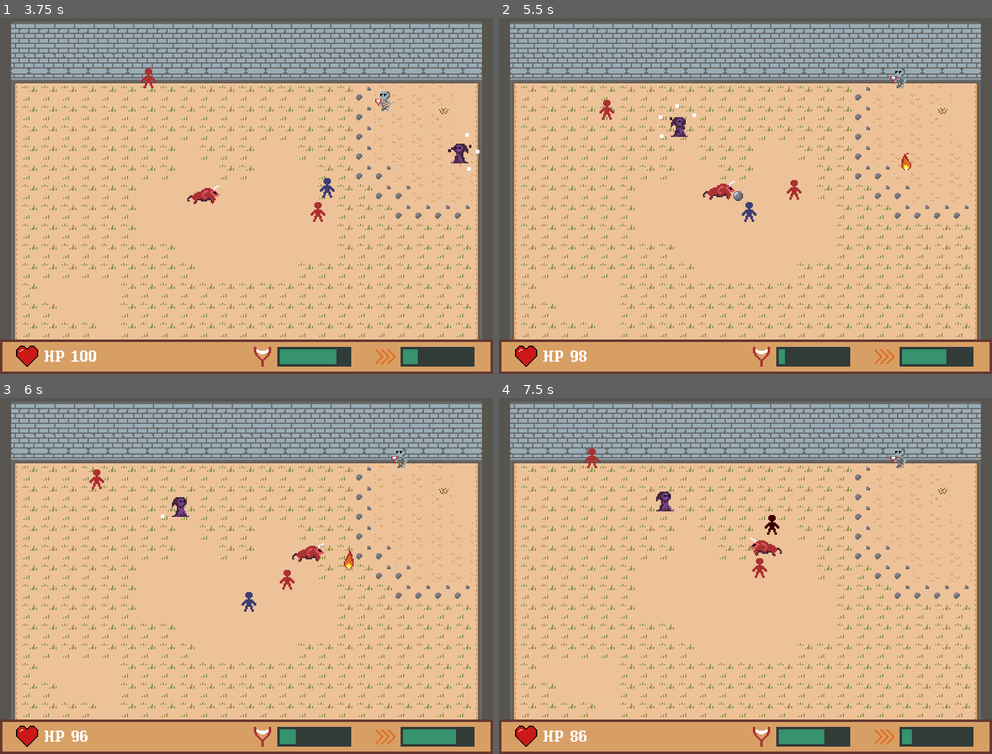
Above: before the commit, frames 1-4 (two rows, left to right).
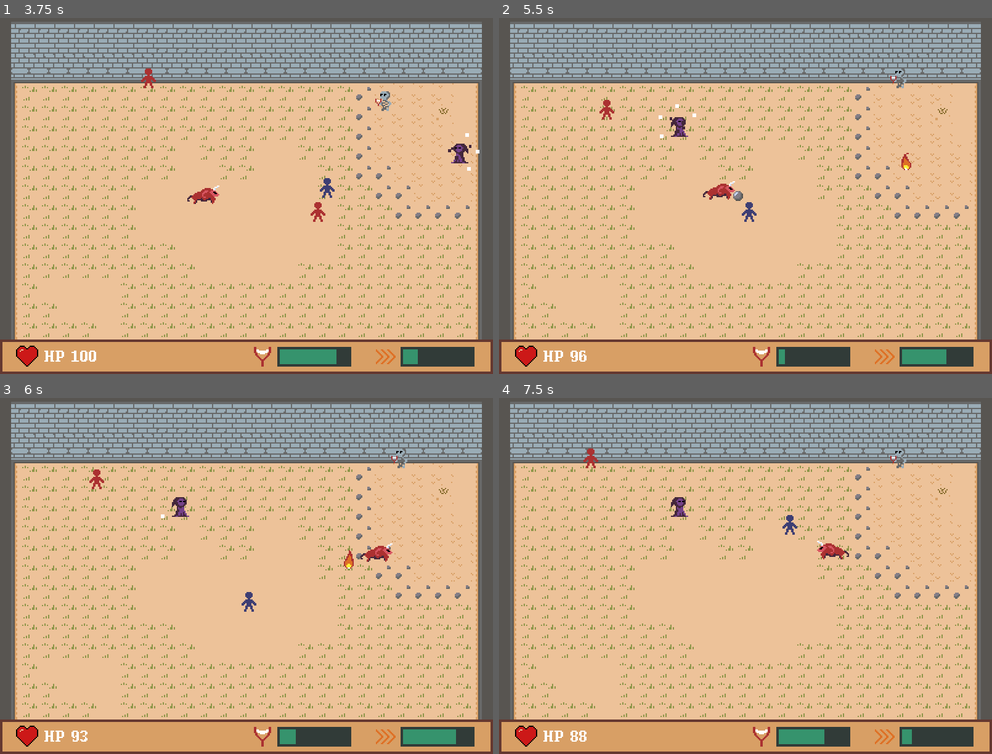
Above: after the commit, the same moments.

Repository: svntax/LD44-YLIC
Game: Godot game, scene res://Scenes/gameplay.tscn
Two runs of this game, one before a commit and one after it. Both use one fixed random seed, a clock stepped at 60 frames per second and the inputs below.
Inputs (mouse positions are in pixels of both pictures, inside the frame that each line leads up to):
- Up to frame 1 (3.75 s): move the mouse to (354, 171) at 0.52 s; hold D (MOVE_RIGHT) 0.53-1.28 s; click (354, 171) at 0.6 s; right-click (354, 171) at 0.8 s; move the mouse to (147, 206) at 1.27 s; hold S (MOVE_DOWN) 1.28-2.03 s; right-click (147, 206) at 1.35 s; click (147, 206) at 1.55 s; move the mouse to (295, 107) at 2.02 s; hold D (MOVE_RIGHT) 2.03-2.78 s; click (295, 107) at 2.1 s; right-click (295, 107) at 2.3 s; move the mouse to (221, 263) at 2.77 s; hold W (MOVE_UP) 2.78-3.53 s; tap Space (DASH) at 2.85 s; click (221, 263) at 3.05 s; move the mouse to (394, 245) at 3.52 s; hold A (MOVE_LEFT) from 3.53 s (still down); right-click (394, 245) at 3.6 s
- Up to frame 2 (5.5 s): move the mouse to (597, 135) at 4.27 s; click (597, 135) at 4.35 s; move the mouse to (770, 188) at 5.02 s; release A (MOVE_LEFT) at 5.03 s; hold S (MOVE_DOWN) from 5.03 s (still down); right-click (770, 188) at 5.1 s
- Up to frame 3 (6 s): move the mouse to (172, 476) at 5.77 s; release S (MOVE_DOWN) at 5.78 s; hold D (MOVE_RIGHT) from 5.78 s (still down); click (172, 476) at 5.85 s
- Up to frame 4 (7.5 s): move the mouse to (853, 551) at 6.52 s; release D (MOVE_RIGHT) at 6.53 s; hold W (MOVE_UP) 6.53-7.28 s; hold Space (DASH) 6.53-7.28 s; right-click (853, 551) at 6.8 s; move the mouse to (646, 586) at 7.27 s; hold D (MOVE_RIGHT) from 7.28 s (still down); right-click (646, 586) at 7.35 s

Frame 1 is identical in both runs. In frame 2, less than 0.1% of the frame differs, in the area x 16-62%, y 45-96%; in frame 3, 0.4%; in frame 4, 0.9%, in the area x 16-71%, y 14-96%.

Commit message:
Add enemy-specific damage, change player attack damage, and buff iframe invincibility

Diff:
--- a/Scenes/player.tscn
+++ b/Scenes/player.tscn
@@ -75,7 +75,7 @@
 wait_time = 0.3
 
 [node name="InvincibleTimer" type="Timer" parent="."]
-wait_time = 0.3
+wait_time = 0.35
 
 [node name="MeleeCooldown" type="Timer" parent="."]
 wait_time = 0.5
--- a/Scripts/archer.gd
+++ b/Scripts/archer.gd
@@ -17,6 +17,7 @@
 onready var health = STARTING_HEALTH;
 
 onready var contact_damage = 3;
+onready var PROJECTILE_DAMAGE = 3;
 
 onready var RANDOM_MOVE_COOLDOWN = 3;
 onready var random_move_cooldown = 0;
@@ -90,4 +91,5 @@
         projectile_test.global_position = global_position;
         projectile_test.direction = dist.normalized();
         projectile_test.speed = PROJECTILE_SPEED;
+        projectile_test.damage = PROJECTILE_DAMAGE;
         shotTimer = 5;
--- a/Scripts/caster.gd
+++ b/Scripts/caster.gd
@@ -15,6 +15,9 @@
 onready var TELEPORT_LOW_END = 5;
 onready var TELEPORT_HIGH_END = 15;
 onready var teleport_timing = rand_range(TELEPORT_LOW_END, TELEPORT_HIGH_END);
+
+onready var contact_damage = 2;
+onready var PROJECTILE_DAMAGE = 5;
 
 var enemy_projectile = load("res://Scenes/enemy_projectile.tscn")
 
@@ -143,4 +146,5 @@
         projectile_test.target_player = true;
         projectile_test.limited_lifespan = true;
         projectile_test.lifespan = 4.5;
+        projectile_test.damage = PROJECTILE_DAMAGE;
         shotTimer = 5;
--- a/Scripts/enemy_controls.gd
+++ b/Scripts/enemy_controls.gd
@@ -14,6 +14,8 @@
 onready var movement_cooldown = 1;
 onready var movement_ttl = 0;
 onready var movement_direction;
+
+onready var contact_damage = 4;
 
 func takeDamage(damage):
     #Can't take damage if already dead
--- a/Scripts/enemy_projectile.gd
+++ b/Scripts/enemy_projectile.gd
@@ -6,6 +6,7 @@
 onready var target_player = false;
 onready var limited_lifespan = false;
 onready var lifespan;
+onready var damage = 0;
 
 onready var player = get_tree().get_nodes_in_group("Players")[0]
 
--- a/Scripts/player_controls.gd
+++ b/Scripts/player_controls.gd
@@ -26,7 +26,8 @@
 onready var DASH_COOLDOWN = 4;
 onready var dash_cooldown = 0;
 
-onready var MIN_MELEE_DAMAGE = 4
+onready var MIN_MELEE_DAMAGE = 6
+onready var PLAYER_PROJECTILE_DAMAGE = 4;
 
 var player_projectile = load("res://Scenes/player_projectile.tscn")
 
@@ -181,7 +182,7 @@
             projectile_test.global_position = global_position;
             projectile_test.direction = projectileMotion;
             projectile_test.speed = effective_projectile_speed;
-            projectile_test.damage = 5;
+            projectile_test.damage = PLAYER_PROJECTILE_DAMAGE;
             rangedAttackCooldown = RANGED_ATTACK_COOLDOWN_TIME;
 
             if Globals.RANGED_ATTACK_LEVEL == 3:
@@ -194,8 +195,8 @@
                 p2.global_position = global_position;
                 p1.speed = effective_projectile_speed;
                 p2.speed = effective_projectile_speed;
-                p1.damage = 5;
-                p2.damage = 5;
+                p1.damage = PLAYER_PROJECTILE_DAMAGE;
+                p2.damage = PLAYER_PROJECTILE_DAMAGE;
                 p1.direction = (projectileMotion + perp_vector/8).normalized();
                 p2.direction = (projectileMotion - perp_vector/8).normalized();
 
@@ -213,10 +214,10 @@
         if enemyCount == 0 and get_node("DamageTimer").is_stopped():
             get_node("DamageTimer").start()
             if not invincible:
-                self.takeDamage(2) #TODO damage amount specific to enemy?
+                self.takeDamage(body.contact_damage) #TODO damage amount specific to enemy?
         enemyCount += 1
     if body.is_in_group("EnemyProjectiles"):
-        self.takeDamage(2) #TODO projectile-specific damage?
+        self.takeDamage(body.damage) #TODO projectile-specific damage?
         body.queue_free()
 
 func _on_Area2D_body_exited(body):
@@ -226,8 +227,16 @@
             get_node("DamageTimer").stop()
 
 func _on_DamageTimer_timeout():
+    var damageTaken = false;
+    var highestDamage = 0;
     if not invincible:
-        self.takeDamage(2) #TODO damage amount specific to enemy?
+        for body in get_node("Area2D").get_overlapping_bodies():
+            if body.is_in_group("Enemies"):
+                damageTaken = true;
+                if body.contact_damage > highestDamage:
+                    highestDamage = body.contact_damage;
+        if damageTaken:
+            self.takeDamage(highestDamage);
 
 func _on_AttackAnimationPlayer_animation_finished(anim_name):
     if anim_name == "slash_anim":
